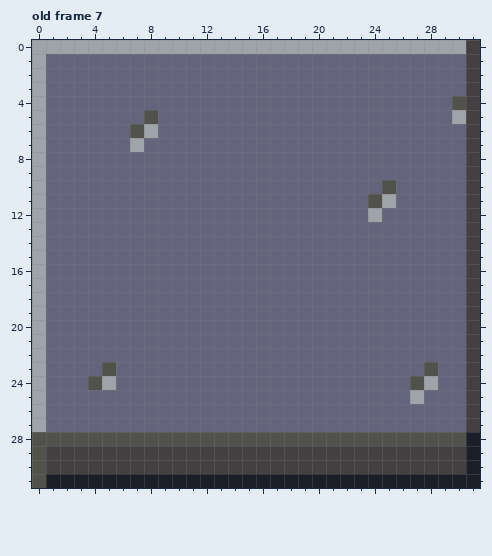
Pixel-art file: Assets/aseprite/breakableTile.aseprite. The picture above is the old version.
32x32 pixels, 9 frames. Shown: old frame 7. The commit also changed other frames, which this record leaves out.
And afterwards:
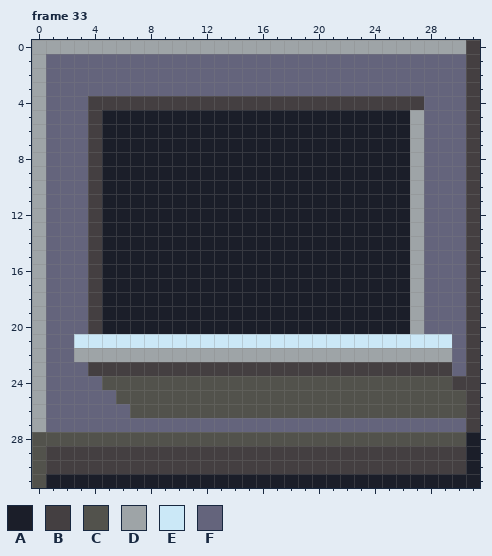
Palette (. is transparent): A #1b1e29  B #443f41  C #52524c  D #9ea4a7  E #cbe8f7  F #64647c
A new or re-ordered frame is compared with the old frame closest to it.
Changes in this commit:
frames 9 -> 36
Frame 33 is new; against old frame 7:
Colour C gives way to colour A in row 5 at x 8; in row 6 at x 7; in row 10 at x 25; in row 11 at x 24.
Colour D gives way to colour A in row 6 at x 8; in row 7 at x 7; in row 11 at x 25; in row 12 at x 24.
Colour F gives way to colour A in row 5 at x 5 to 7 and 9 to 26; in row 6 at x 5 to 6 and 9 to 26; in row 7 at x 5 to 6 and 8 to 26; in rows 8 to 9 at x 5 to 26; in row 10 at x 5 to 24 and 26; in row 11 at x 5 to 23 and 26.
Colour F gives way to colour A in row 12 at x 5 to 23 and 25 to 26; in rows 13 to 20 at x 5 to 26.
Colour C gives way to colour B in row 23 at x 5 and 28.
Colour F gives way to colour B in row 4 at x 4 to 27; in rows 5 to 20 at x 4; in row 23 at x 4, 6 to 27 and 29; in row 24 at x 30.
Colour D gives way to colour C in row 24 at x 5 and 28; in row 25 at x 27.
Colour F gives way to colour C in row 24 at x 6 to 26 and 29; in row 25 at x 6 to 26 and 28 to 30; in row 26 at x 7 to 30.
Colour F gives way to colour D in rows 5 to 20 at x 27; in row 22 at x 3 to 29.
Colour F gives way to colour E in row 21 at x 3 to 29.
Colour C gives way to colour F in row 4 at x 30; in row 24 at x 4.
Colour D gives way to colour F in row 5 at x 30.
Boxes around the changes in both pictures, in picture pixels (x1, y1, x2, y2):
changed: (74, 96, 466, 418)
